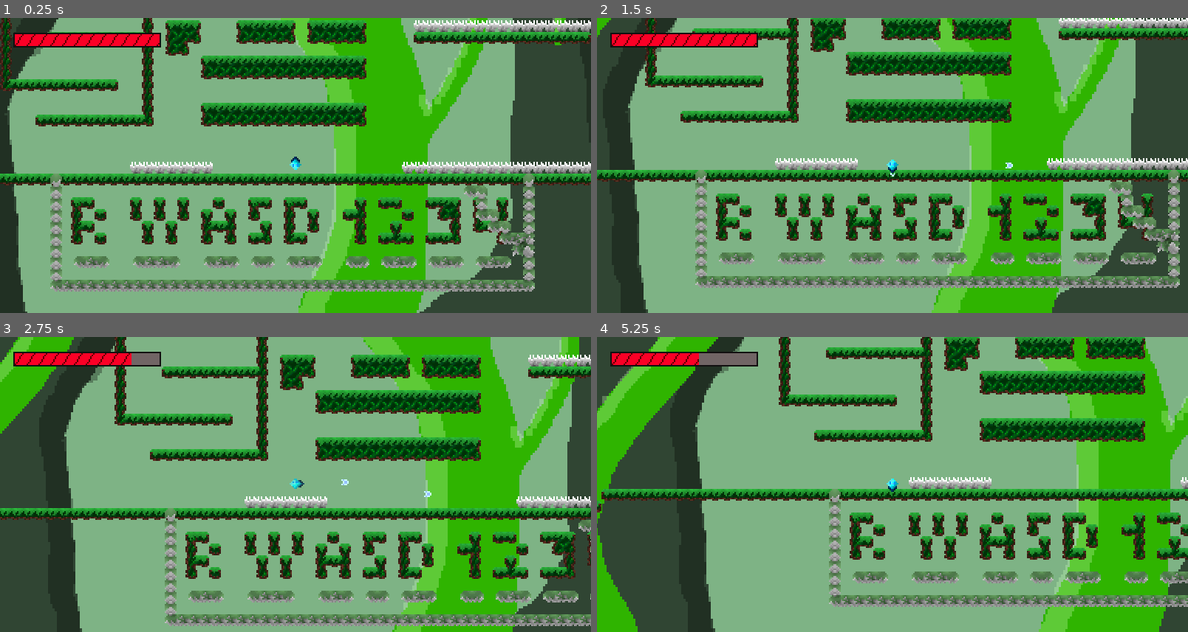
Above: before the commit, frames 1-4 (two rows, left to right).
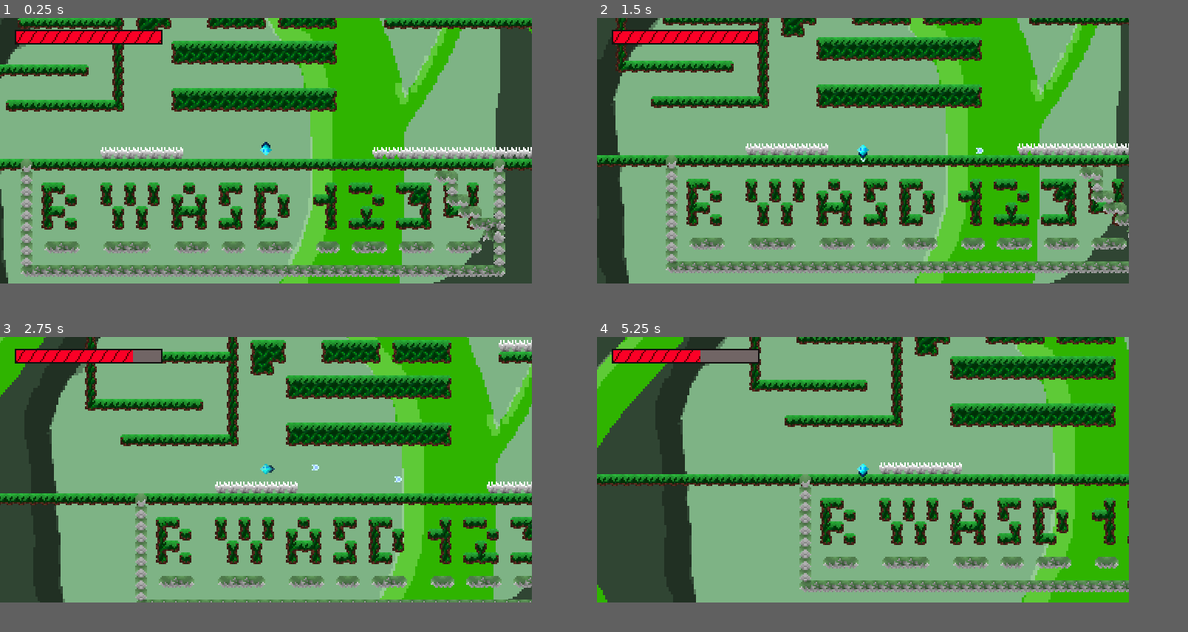
Above: after the commit, the same moments.

Repository: Elaech/GameDesign
Game: Godot game, scene res://Levels/FirstJungleUnderground.tscn
Same seed, same stepped clock (60 frames per second), same inputs: the game is played once before the commit and once after it.
Inputs:
- Up to frame 1 (0.25 s): no input
- Up to frame 2 (1.5 s): hold D 0.53-1.28 s; hold R 0.53-1.28 s; hold S from 1.28 s (still down); tap 1 at 1.35 s
- Up to frame 3 (2.75 s): release S at 2.03 s; hold D from 2.03 s (still down); hold 2 from 2.03 s (still down)
- Up to frame 4 (5.25 s): release D at 2.78 s; release 2 at 2.78 s; hold W 2.78-3.53 s; tap 3 at 2.85 s; hold R 3.53-4.28 s; hold A 3.53-5.03 s; tap 1 at 4.35 s; hold S from 5.03 s (still down); hold 2 from 5.03 s (still down)
In our replay, the window is 800x400 before the commit and 720x360 after it. These sizes can differ from the game's own. Grey fills any space a smaller window leaves; there, only what the larger window draws over its background counts as a difference.

The runs differ from the first frame. In frame 1, 60% of the frame differs, in the area x 0-100%, y 0-100%; in frame 2, 60%; in frame 3, 57%; in frame 4, 54%.

Commit message:
Finished Bee Sprites and AI

Diff:
--- a/DroneGame/Scripts/BumpEnemy.gd
+++ b/DroneGame/Scripts/BumpEnemy.gd
@@ -5,12 +5,14 @@
 var player_detected = false
 onready var player = get_node("../Player")
 onready var timer = get_node("DirectionTimer")
+onready var sprite = get_node("AnimatedSprite")
 var direction_time = 0.25
 var motion = Vector2.ZERO
 var direction = Vector2.ZERO
 var MAX_SPEED = 60
 var SPEED = 40
 var WANDER_SPEED = 2
+var BUMP_SPEED = 4
 var FRICTION = 0.03
 var rng = RandomNumberGenerator.new()
 
@@ -18,19 +20,30 @@
 	rng.randomize()
 
 func _process(_delta):
-	if player_detected:
+	if player_detected and player!=null:
 		if timer.is_stopped():
 			direction = (-self.position + player.position).normalized()
 			timer.start(direction_time)
 		motion += direction*SPEED
-	motion.x += rng.randf_range(-1,1) * WANDER_SPEED
-	motion.y += rng.randf_range(-1,1) * WANDER_SPEED
+		motion.x += rng.randf_range(-1,1) * BUMP_SPEED
+		motion.y += rng.randf_range(-1,1) * BUMP_SPEED
+		adapt_sprite()
+	else:
+		motion.x += rng.randf_range(-1,1) * WANDER_SPEED
+		motion.y += rng.randf_range(-1,1) * WANDER_SPEED
+
 	motion.x = clamp(motion.x,-MAX_SPEED,MAX_SPEED)
 	motion.y = clamp(motion.y,-MAX_SPEED,MAX_SPEED)
 	motion.x = lerp(motion.x,0,FRICTION)
 	motion.y = lerp(motion.y,0,FRICTION)
 	motion = move_and_slide(motion)
 
+
+func adapt_sprite():
+	if direction.x > 0.0:
+		sprite.flip_h = false
+	elif direction.x < 0.0:
+		sprite.flip_h = true
 
 func _on_Hurtbox_area_entered(area):
 	if area.has_method("get_damage"):
@@ -48,3 +61,7 @@
 
 func _on_DirectionTimer_timeout():
 	timer.stop()
+
+
+func _on_PlayerDetector_area_exited(area):
+	player_detected = false
--- a/DroneGame/WorldObjects/BumpEnemy.tscn
+++ b/DroneGame/WorldObjects/BumpEnemy.tscn
@@ -1,29 +1,50 @@
-[gd_scene load_steps=8 format=2]
+[gd_scene load_steps=10 format=2]
 
-[ext_resource path="res://TempTextures/GreySquare1.png" type="Texture" id=1]
+[ext_resource path="res://Textures/Bee.png" type="Texture" id=1]
 [ext_resource path="res://Scripts/BumpEnemy.gd" type="Script" id=2]
 [ext_resource path="res://Scripts/Hitbox.gd" type="Script" id=3]
 
-[sub_resource type="RectangleShape2D" id=1]
-extents = Vector2( 4, 4 )
+[sub_resource type="AtlasTexture" id=12]
+atlas = ExtResource( 1 )
+region = Rect2( 0, 0, 10, 8 )
+
+[sub_resource type="AtlasTexture" id=13]
+atlas = ExtResource( 1 )
+region = Rect2( 10, 0, 10, 8 )
+
+[sub_resource type="AtlasTexture" id=14]
+atlas = ExtResource( 1 )
+region = Rect2( 20, 0, 10, 8 )
+
+[sub_resource type="SpriteFrames" id=7]
+animations = [ {
+"frames": [ SubResource( 12 ), SubResource( 13 ), SubResource( 14 ) ],
+"loop": true,
+"name": "fly",
+"speed": 12.0
+} ]
+
+[sub_resource type="CapsuleShape2D" id=11]
+radius = 2.0
+height = 1.0
 
 [sub_resource type="CircleShape2D" id=2]
-radius = 70.0
-
-[sub_resource type="RectangleShape2D" id=4]
-extents = Vector2( 4, 4 )
-
-[sub_resource type="RectangleShape2D" id=3]
-extents = Vector2( 4, 4 )
+radius = 100.0
 
 [node name="Bumper" type="KinematicBody2D"]
 script = ExtResource( 2 )
 
-[node name="Sprite" type="Sprite" parent="."]
-texture = ExtResource( 1 )
+[node name="AnimatedSprite" type="AnimatedSprite" parent="."]
+position = Vector2( 1, 0 )
+frames = SubResource( 7 )
+animation = "fly"
+frame = 2
+playing = true
 
 [node name="CollisionShape2D" type="CollisionShape2D" parent="."]
-shape = SubResource( 1 )
+position = Vector2( 0.999999, 0.677559 )
+rotation = 1.5708
+shape = SubResource( 11 )
 
 [node name="PlayerDetector" type="Area2D" parent="."]
 monitorable = false
@@ -38,18 +59,24 @@
 collision_mask = 64
 
 [node name="CollisionShape2D" type="CollisionShape2D" parent="Hurtbox"]
-shape = SubResource( 4 )
+position = Vector2( 0.999999, 0.677559 )
+rotation = 1.5708
+shape = SubResource( 11 )
 
 [node name="Hitbox" type="Area2D" parent="."]
+visible = false
 monitoring = false
 collision_layer = 4
 collision_mask = 0
 script = ExtResource( 3 )
 
-[node name="CollisionShape2D" type="CollisionShape2D" parent="Hitbox"]
-shape = SubResource( 3 )
+[node name="CollisionShape2D2" type="CollisionShape2D" parent="Hitbox"]
+position = Vector2( 0.999999, 0.677559 )
+rotation = 1.5708
+shape = SubResource( 11 )
 
 [node name="DirectionTimer" type="Timer" parent="."]
 [connection signal="area_entered" from="PlayerDetector" to="." method="_on_PlayerDetector_area_entered"]
+[connection signal="area_exited" from="PlayerDetector" to="." method="_on_PlayerDetector_area_exited"]
 [connection signal="area_entered" from="Hurtbox" to="." method="_on_Hurtbox_area_entered"]
 [connection signal="timeout" from="DirectionTimer" to="." method="_on_DirectionTimer_timeout"]
--- a/DroneGame/WorldObjects/Player.tscn
+++ b/DroneGame/WorldObjects/Player.tscn
@@ -23,10 +23,10 @@
 script = ExtResource( 4 )
 
 [node name="Healthbar" parent="CanvasLayer" instance=ExtResource( 3 )]
-margin_left = -191.0
-margin_top = -90.0
-margin_right = -491.0
-margin_bottom = -281.0
+margin_left = -170.0
+margin_top = -82.0
+margin_right = -470.0
+margin_bottom = -262.0
 
 [node name="Camera2D" type="Camera2D" parent="."]
 current = true
--- a/DroneGame/project.godot
+++ b/DroneGame/project.godot
@@ -21,8 +21,8 @@
 
 [display]
 
-window/size/width=400
-window/size/height=200
+window/size/width=360
+window/size/height=180
 window/size/test_width=1280
 window/size/test_height=720
 window/stretch/mode="2d"
Binary file added: DroneGame/Textures/Bee.png
Not shown, added: DroneGame/Textures/Bee.png.import
